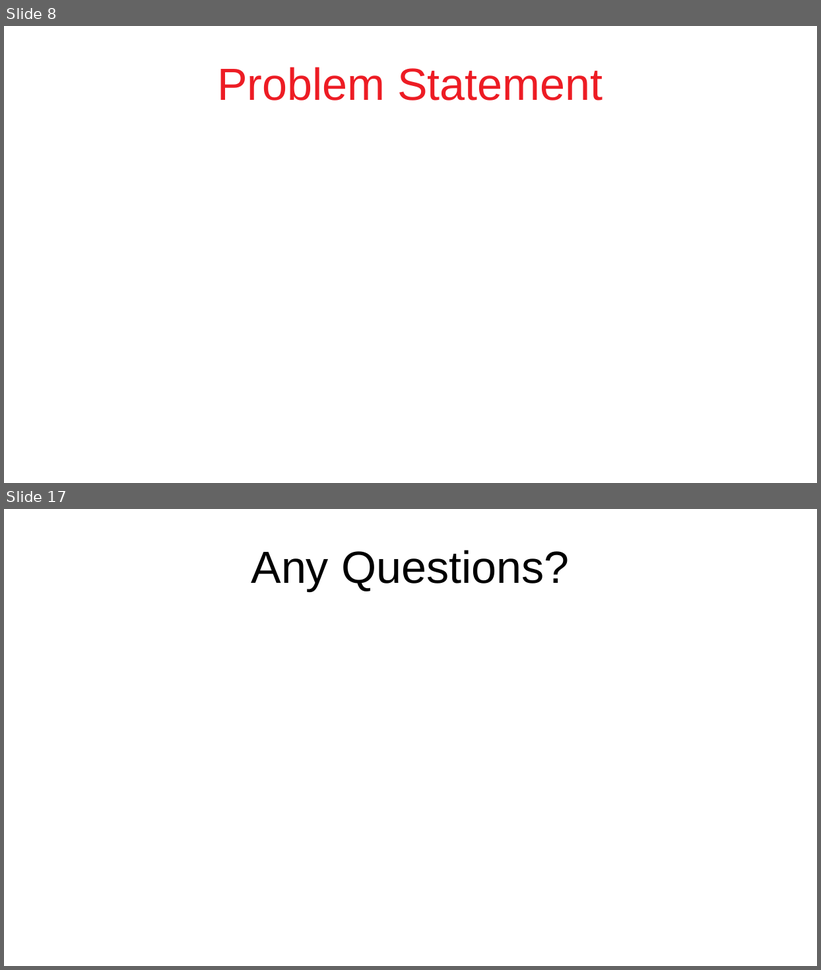
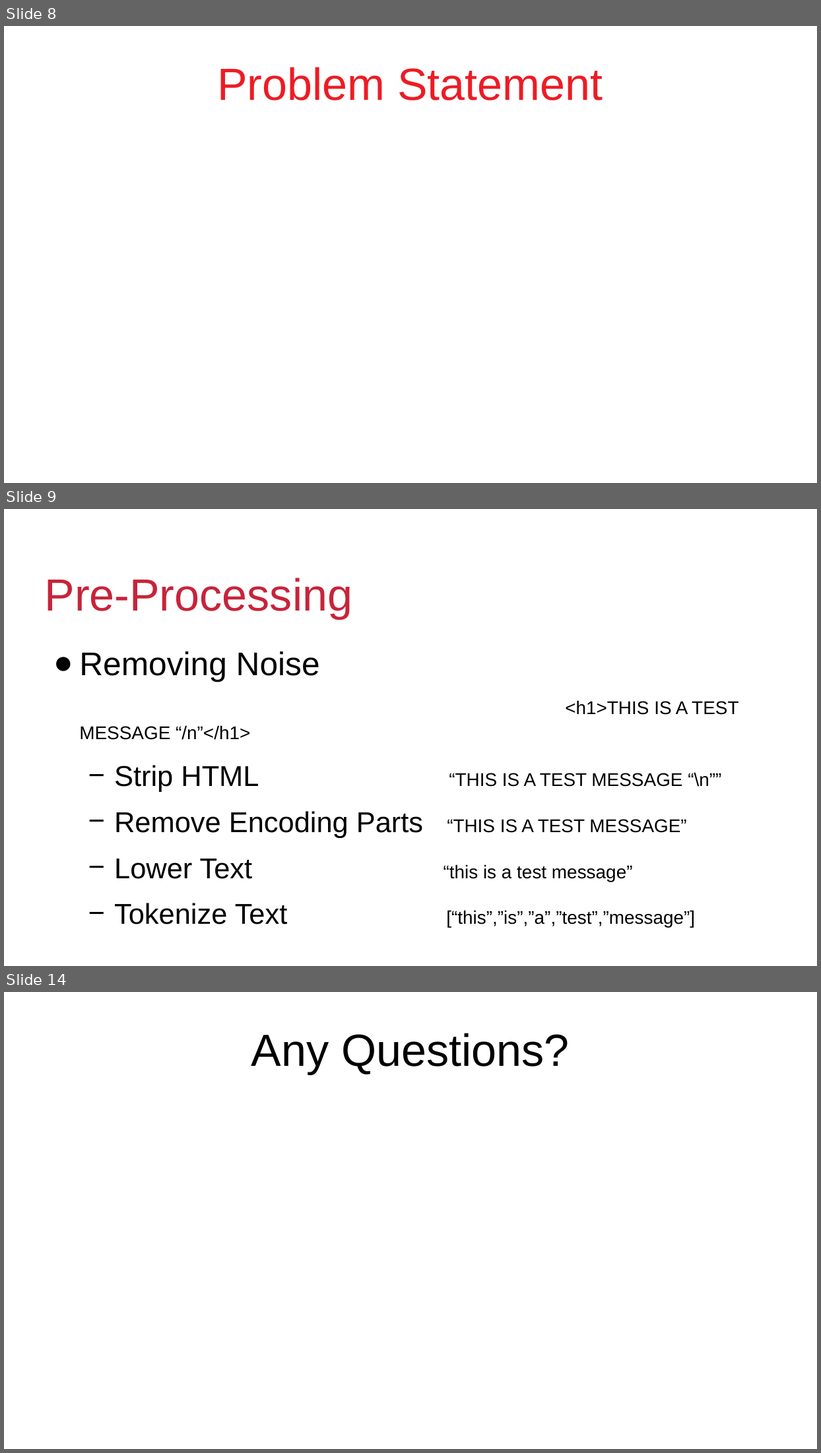
Before and after one commit to DevJohnIbrahim/SSM-GP, a slide deck: Graduation Proposal/Cyberbullypresentation.pptx. Shown one above the other, each under a label of ours: slides 8 and 17 before the commit, slides 8, 9 and 14 after it; the slides between them are not shown. The pictures are 821x970 and 821x1453 pixels, drawn with LibreOffice and Linux fonts; fonts in the diff are those of the drawing; background and template pictures are left out. Boxes give left, top, right and bottom in pixels: in the first picture for what was removed or moved away, otherwise in the second. Text is boxed around its words. In the diff, an @@ line names an element or a change of style, - is before the commit and + after.

```diff
--- a/Graduation Proposal/Cyberbullypresentation.pptx
+++ b/Graduation Proposal/Cyberbullypresentation.pptx
@@ slide 9 added at <box>4,509,817,966</box>, background #FFFFFF @@
@@ text added at <box>45,578,353,619</box>, 44 pt, text #C7243A @@
+Pre-Processing
@@ text added at <box>79,652,739,928</box>, 18 pt, text #000000 @@
+● Removing Noise
+<h1>THIS IS A TEST MESSAGE “/n”</h1>
+  − Strip HTML “THIS IS A TEST MESSAGE “\n””
+  − Remove Encoding Parts “THIS IS A TEST MESSAGE”
+  − Lower Text “this is a test message”
+  − Tokenize Text [“this”,”is”,”a”,”test”,”message”]
@@ text added at <box>143,945,333,966</box>, 14 pt, text #FFFFFF @@
+<date/time>
@@ text added at <box>345,945,603,966</box>, 14 pt, text #FFFFFF @@
+<footer>
@@ page number added at <box>622,945,812,966</box>, 14 pt, text #FFFFFF @@
+9
@@ what was slide 17 is now slide 14 @@
```
Also in this commit, not shown: 5 other slides added, 9 slides removed, 1 other file.
